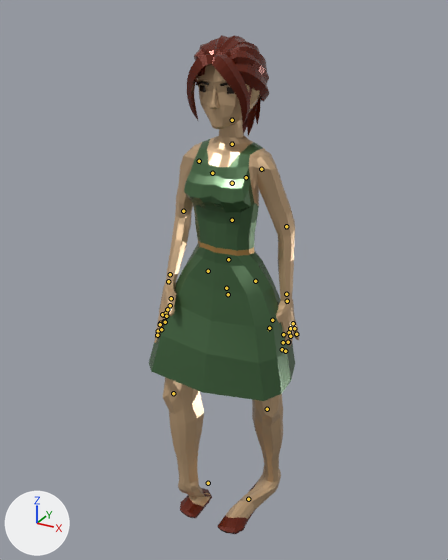
Two versions of the glTF model public/assets/characters/nu.glb, one commit apart.
The view is the same before and after, from a 50 mm lens placed at (0.968, -1.86, 1.887), pointed at (-0.018, -0.067, 0.99). Every picture has the same lights, and +X, +Y and +Z are marked at lower left. The first picture is the older version. Both versions are drawn at frame 0 of the action 'idle'; the numbers are the values there. The bones that change, and the others that lie on the model, are drawn over the model as lines.

The first picture shows 'Formad_Head', 'Formal_Body', 'Formal_Feet', 'Formal_Legs'.
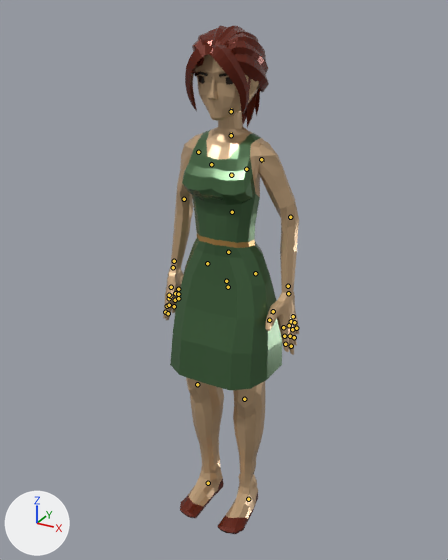
The change, as JSON lines over the scene's bpy script:
```json
{"block": "bone_body", "where": "bone_body = bpy.data.objects['CharacterArmature'].pose.bones['Body']  # child of 'Root'"}
{"op": "set", "path": "bone_body.location", "old": "(0.0, -0.00036, 0.0)", "new": "(0.0, -8e-05, -1e-05)"}
{"block": "bone_shoulder_l", "where": "bone_shoulder_l = bpy.data.objects['CharacterArmature'].pose.bones['Shoulder.L']  # child of 'Chest'"}
{"op": "set", "path": "bone_shoulder_l.location", "old": "(0.0, 0.0, 0.0)", "new": "(-1e-05, 3e-05, -1e-05)"}
{"op": "set", "path": "bone_shoulder_l.rotation_quaternion", "old": "(1.0, 0.0, 0.0, 0.0)", "new": "(1.0, 0.019, 0.016, 0.013)", "note": "degrees (0, 0, 0) -> degrees (2, 2, 2)"}
{"block": "bone_upperarm_l", "where": "bone_upperarm_l = bpy.data.objects['CharacterArmature'].pose.bones['UpperArm.L']  # child of 'Shoulder.L'"}
{"op": "set", "path": "bone_upperarm_l.rotation_quaternion", "old": "(0.816, -0.566, 0.099, 0.071)", "new": "(0.816, -0.521, -0.151, 0.2)", "note": "degrees (-69, 14, 0) -> degrees (-66, -2, 29)"}
{"block": "bone_lowerarm_l", "where": "bone_lowerarm_l = bpy.data.objects['CharacterArmature'].pose.bones['LowerArm.L']  # child of 'UpperArm.L'"}
{"op": "set", "path": "bone_lowerarm_l.rotation_quaternion", "old": "(0.986, -0.119, -0.034, -0.112)", "new": "(0.942, -0.237, 0.226, -0.073)", "note": "degrees (-13, -5, -12) -> degrees (-31, 23, -15)"}
{"block": "bone_index2_l", "where": "bone_index2_l = bpy.data.objects['CharacterArmature'].pose.bones['Index2.L']  # child of 'Index1.L'"}
{"op": "set", "path": "bone_index2_l.rotation_quaternion", "old": "(0.992, -0.122, 0.016, 0.001)", "new": "(1.0, 0.0, 0.0, 0.0)", "note": "degrees (-14, 2, 0) -> degrees (0, 0, 0)"}
{"block": "bone_index3_l", "where": "bone_index3_l = bpy.data.objects['CharacterArmature'].pose.bones['Index3.L']  # child of 'Index2.L'"}
{"op": "set", "path": "bone_index3_l.rotation_quaternion", "old": "(0.998, -0.064, 0.015, 0.008)", "new": "(1.0, 0.0, 0.0, 0.0)", "note": "degrees (-7, 2, 1) -> degrees (0, 0, 0)"}
{"block": "bone_middle2_l", "where": "bone_middle2_l = bpy.data.objects['CharacterArmature'].pose.bones['Middle2.L']  # child of 'Middle1.L'"}
{"op": "set", "path": "bone_middle2_l.rotation_quaternion", "old": "(0.995, -0.1, 0.012, -0.016)", "new": "(1.0, 0.0, 0.0, 0.0)", "note": "degrees (-11, 1, -2) -> degrees (0, 0, 0)"}
{"block": "bone_middle3_l", "where": "bone_middle3_l = bpy.data.objects['CharacterArmature'].pose.bones['Middle3.L']  # child of 'Middle2.L'"}
{"op": "set", "path": "bone_middle3_l.rotation_quaternion", "old": "(0.994, -0.104, 0.012, -0.015)", "new": "(1.0, 0.0, 0.0, 0.0)", "note": "degrees (-12, 1, -2) -> degrees (0, 0, 0)"}
{"block": "bone_ring2_l", "where": "bone_ring2_l = bpy.data.objects['CharacterArmature'].pose.bones['Ring2.L']  # child of 'Ring1.L'"}
{"op": "set", "path": "bone_ring2_l.rotation_quaternion", "old": "(0.992, -0.115, 0.044, -0.026)", "new": "(1.0, 0.0, 0.0, 0.0)", "note": "degrees (-13, 5, -4) -> degrees (0, 0, 0)"}
{"block": "bone_ring3_l", "where": "bone_ring3_l = bpy.data.objects['CharacterArmature'].pose.bones['Ring3.L']  # child of 'Ring2.L'"}
{"op": "set", "path": "bone_ring3_l.rotation_quaternion", "old": "(0.99, -0.132, 0.046, -0.028)", "new": "(1.0, 0.0, 0.0, 0.0)", "note": "degrees (-15, 5, -4) -> degrees (0, 0, 0)"}
{"block": "bone_thumb3_l", "where": "bone_thumb3_l = bpy.data.objects['CharacterArmature'].pose.bones['Thumb3.L']  # child of 'Thumb2.L'"}
{"op": "set", "path": "bone_thumb3_l.rotation_quaternion", "old": "(0.992, -0.113, -0.029, 0.056)", "new": "(1.0, 0.0, 0.0, 0.0)", "note": "degrees (-13, -3, 7) -> degrees (0, 0, 0)"}
{"block": "bone_shoulder_r", "where": "bone_shoulder_r = bpy.data.objects['CharacterArmature'].pose.bones['Shoulder.R']  # child of 'Chest'"}
{"op": "set", "path": "bone_shoulder_r.location", "old": "(0.0, 0.0, 0.0)", "new": "(1e-05, 3e-05, -1e-05)"}
{"op": "set", "path": "bone_shoulder_r.rotation_quaternion", "old": "(1.0, 0.0, 0.0, 0.0)", "new": "(1.0, 0.019, -0.016, -0.013)", "note": "degrees (0, 0, 0) -> degrees (2, -2, -2)"}
{"block": "bone_upperarm_r", "where": "bone_upperarm_r = bpy.data.objects['CharacterArmature'].pose.bones['UpperArm.R']  # child of 'Shoulder.R'"}
{"op": "set", "path": "bone_upperarm_r.rotation_quaternion", "old": "(0.836, -0.537, 0.04, -0.1)", "new": "(0.821, -0.513, 0.153, -0.199)", "note": "degrees (-65, -2, -12) -> degrees (-65, 3, -29)"}
{"block": "bone_lowerarm_r", "where": "bone_lowerarm_r = bpy.data.objects['CharacterArmature'].pose.bones['LowerArm.R']  # child of 'UpperArm.R'"}
{"op": "set", "path": "bone_lowerarm_r.rotation_quaternion", "old": "(0.923, -0.221, -0.183, 0.256)", "new": "(0.942, -0.237, -0.226, 0.073)", "note": "degrees (-31, -13, 35) -> degrees (-31, -23, 15)"}
{"block": "bone_thumb3_r", "where": "bone_thumb3_r = bpy.data.objects['CharacterArmature'].pose.bones['Thumb3.R']  # child of 'Thumb2.R'"}
{"op": "set", "path": "bone_thumb3_r.rotation_quaternion", "old": "(0.992, -0.113, 0.029, -0.056)", "new": "(1.0, 0.0, 0.0, 0.0)", "note": "degrees (-13, 3, -7) -> degrees (0, 0, 0)"}
{"block": "bone_upperleg_l", "where": "bone_upperleg_l = bpy.data.objects['CharacterArmature'].pose.bones['UpperLeg.L']  # child of 'Body'"}
{"op": "set", "path": "bone_upperleg_l.rotation_quaternion", "old": "(0.971, -0.047, -0.218, -0.087)", "new": "(0.999, -0.044, -0.032, -0.003)", "note": "degrees (-3, -26, -9) -> degrees (-5, -4, 0)"}
{"block": "bone_lowerleg_l", "where": "bone_lowerleg_l = bpy.data.objects['CharacterArmature'].pose.bones['LowerLeg.L']  # child of 'UpperLeg.L'"}
{"op": "set", "path": "bone_lowerleg_l.rotation_quaternion", "old": "(0.983, 0.181, 0.0, 0.0)", "new": "(0.997, 0.073, 0.0, 0.0)", "note": "degrees (21, 0, 0) -> degrees (8, 0, 0)"}
{"block": "bone_upperleg_r", "where": "bone_upperleg_r = bpy.data.objects['CharacterArmature'].pose.bones['UpperLeg.R']  # child of 'Body'"}
{"op": "set", "path": "bone_upperleg_r.rotation_quaternion", "old": "(0.973, -0.155, 0.17, 0.026)", "new": "(0.998, -0.044, 0.033, 0.004)", "note": "degrees (-18, 20, 0) -> degrees (-5, 4, 0)"}
{"block": "bone_lowerleg_r", "where": "bone_lowerleg_r = bpy.data.objects['CharacterArmature'].pose.bones['LowerLeg.R']  # child of 'UpperLeg.R'"}
{"op": "set", "path": "bone_lowerleg_r.rotation_quaternion", "old": "(0.988, 0.157, 0.0, 0.0)", "new": "(0.997, 0.073, 0.0, 0.0)", "note": "degrees (18, 0, 0) -> degrees (8, 0, 0)"}
```

Boxes (x1, y1, x2, y2) around the edits, measured in the pictures (448 x 560 px):
```json
{"object": "Formal_Legs", "change": "posed", "before": [149, 249, 295, 477], "after": [170, 245, 282, 474], "on screen": "23% narrower"}
{"object": "Formal_Body", "change": "posed", "before": [154, 135, 299, 347], "after": [163, 127, 299, 355], "on screen": "6% narrower, 8% taller"}
{"object": "Formad_Head", "change": "posed", "before": [187, 35, 269, 138], "after": [185, 25, 269, 129]}
{"object": "Formal_Feet", "change": "posed", "before": [178, 465, 281, 534], "after": [180, 453, 258, 534], "on screen": "24% narrower, 17% taller"}
{"bone": "Body", "before": "(228, 294) to (228, 292)", "after": "(228, 287) to (228, 285)"}
{"bone": "Shoulder.L", "before": "(246, 177) to (248, 176)", "after": "(246, 169) to (248, 167)"}
{"bone": "UpperArm.L", "before": "(261, 169) to (262, 171)", "after": "(261, 159) to (263, 162)"}
{"bone": "LowerArm.L", "before": "(286, 226) to (286, 229)", "after": "(290, 217) to (290, 219)"}
{"bone": "Index2.L", "before": "(283, 334) to (283, 337)", "after": "(283, 327) to (283, 329)"}
{"bone": "Index3.L", "before": "(283, 342) to (282, 344)", "after": "(284, 336) to (285, 338)"}
{"bone": "Middle2.L", "before": "(289, 332) to (288, 334)", "after": "(289, 325) to (289, 328)"}
{"bone": "Middle3.L", "before": "(288, 342) to (287, 344)", "after": "(290, 336) to (290, 338)"}
{"bone": "Ring2.L", "before": "(290, 328) to (290, 330)", "after": "(291, 321) to (291, 323)"}
{"bone": "Ring3.L", "before": "(290, 336) to (290, 337)", "after": "(292, 329) to (293, 331)"}
{"bone": "Thumb3.L", "before": "(269, 328) to (268, 330)", "after": "(269, 320) to (268, 322)"}
{"bone": "Shoulder.R", "before": "(212, 173) to (210, 171)", "after": "(211, 164) to (210, 162)"}
{"bone": "UpperArm.R", "before": "(199, 161) to (198, 163)", "after": "(198, 152) to (198, 154)"}
{"bone": "LowerArm.R", "before": "(183, 211) to (183, 213)", "after": "(184, 199) to (184, 201)"}
{"bone": "Thumb3.R", "before": "(170, 305) to (170, 308)", "after": "(169, 295) to (168, 297)"}
{"bone": "UpperLeg.L", "before": "(255, 281) to (255, 282)", "after": "(255, 273) to (255, 275)"}
{"bone": "LowerLeg.L", "before": "(267, 409) to (267, 409)", "after": "(244, 399) to (244, 400)"}
{"bone": "UpperLeg.R", "before": "(208, 271) to (207, 272)", "after": "(207, 263) to (207, 265)"}
{"bone": "LowerLeg.R", "before": "(173, 393) to (173, 395)", "after": "(197, 384) to (197, 385)"}
```
